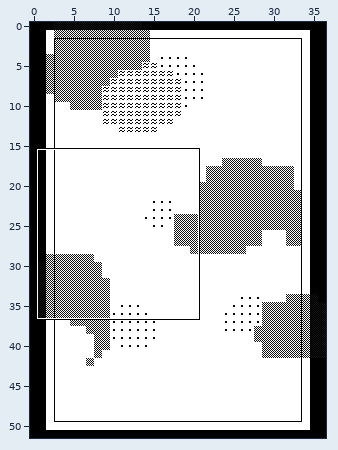
Tiled map (JSON) -- assets/tilemaps/menuTilemap.json. The picture above shows the old version from afar; the outline marks the close-up.
Close-up. As it was:
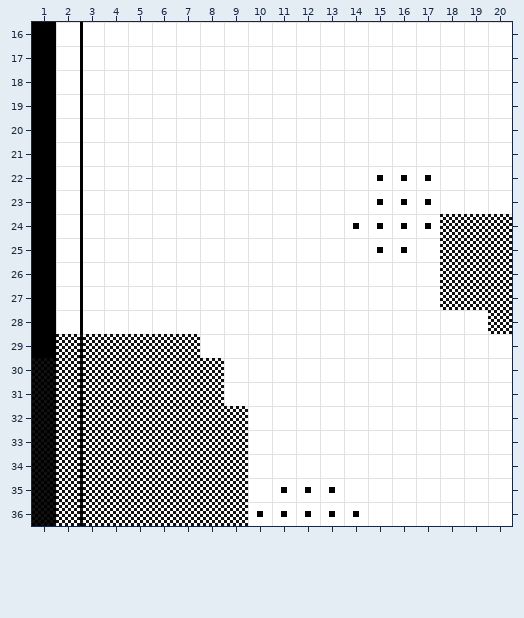
Cells are 8x8 px. Shown: x 1..20, y 16..36. The commit also changed other parts of the map, which this record leaves out.
After:
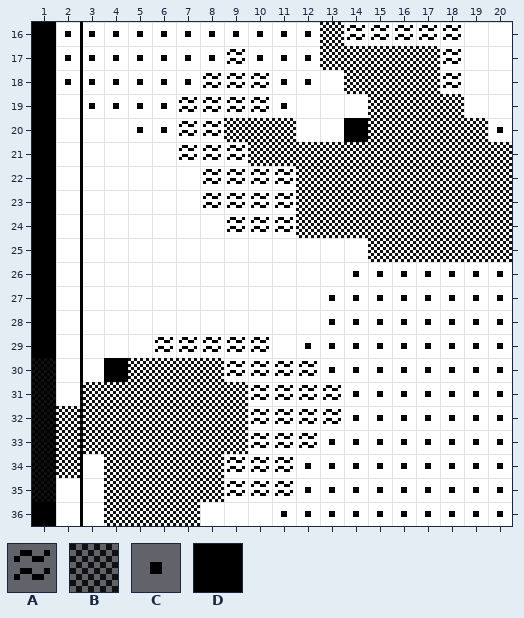
Key: from "clues_tilesheet": A 3, B 4, C 12; from "level_tilesheet": D 14.
_ is an empty cell, . an unchanged one.
Diff:
--- layer "TutorialCheckers"
@@ x 2..20 @@
-16 ..........._.......
-17 ..........._____...
-18 ............____...
-19 .............____..
-20 .......___..._____.
-21 ........___________
-22 .........._________
-23 .........._________
-24 ..........______...
-25 .............___...
-26 ................BBB
-27 ................BBB
-28 ..................B
-29 BBBBBB.............
-30 BBB................
-31 B......_...........
+16 ...........B.......
+17 ...........BBBBB...
+18 ............BBBB...
+19 .............BBBB..
+20 .......BBB...BBBBB.
+21 ........BBBBBBBBBBB
+22 ..........BBBBBBBBB
+23 ..........BBBBBBBBB
+24 ..........BBBBBB...
+25 .............BBB...
+26 ................___
+27 ................___
+28 .................._
+29 ______.............
+30 ___................
+31 _......B...........
@@ x 2..9 @@
-34 .B.....B
-35 BB.....B
-36 BB....BB
+34 ._....._
+35 __....._
+36 __....__
--- layer "TutorialWaves"
@@ x 7..18 @@
-16 ......._____
-17 .._........_
-18 .___......._
-19 ____........
-20 __..........
-21 ___.........
-22 .____.......
-23 .____.......
-24 ..___.......
+16 .......AAAAA
+17 ..A........A
+18 .AAA.......A
+19 AAAA........
+20 AA..........
+21 AAA.........
+22 .AAAA.......
+23 .AAAA.......
+24 ..AAA.......
@@ x 6..13 @@
-29 _____...
-30 ...____.
-31 ....____
-32 ....____
-33 ....___.
-34 ...___..
-35 ...___..
+29 AAAAA...
+30 ...AAAA.
+31 ....AAAA
+32 ....AAAA
+33 ....AAA.
+34 ...AAA..
+35 ...AAA..
--- layer "TutorialDots"
@@ x 2..20 @@
-16 ___________........
-17 _______.___........
-18 ______...__........
-19 .____...._.........
-20 ...__......._....._
+16 CCCCCCCCCCC........
+17 CCCCCCC.CCC........
+18 CCCCCC...CC........
+19 .CCCC....C.........
+20 ...CC.......D.....C
@@ x 4..20 @@
-22 ...........CCC...
-23 ...........CCC...
-24 ..........CCCC...
-25 ...........CC....
-26 .........._______
-27 .........________
-28 .........________
-29 ........_________
-30 _........________
-31 .........._______
-32 .........._______
-33 .........________
-34 ........_________
-35 .......C.._______
-36 ......C....______
+22 ...........___...
+23 ...........___...
+24 ..........____...
+25 ...........__....
+26 ..........CCCCCCC
+27 .........CCCCCCCC
+28 .........CCCCCCCC
+29 ........CCCCCCCCC
+30 D........CCCCCCCC
+31 ..........CCCCCCC
+32 ..........CCCCCCC
+33 .........CCCCCCCC
+34 ........CCCCCCCCC
+35 ......._..CCCCCCC
+36 ......_....CCCCCC
Changed places in both close-ups, as pixel boxes (x1, y1, x2, y2):
changed: (56, 22, 512, 526)
